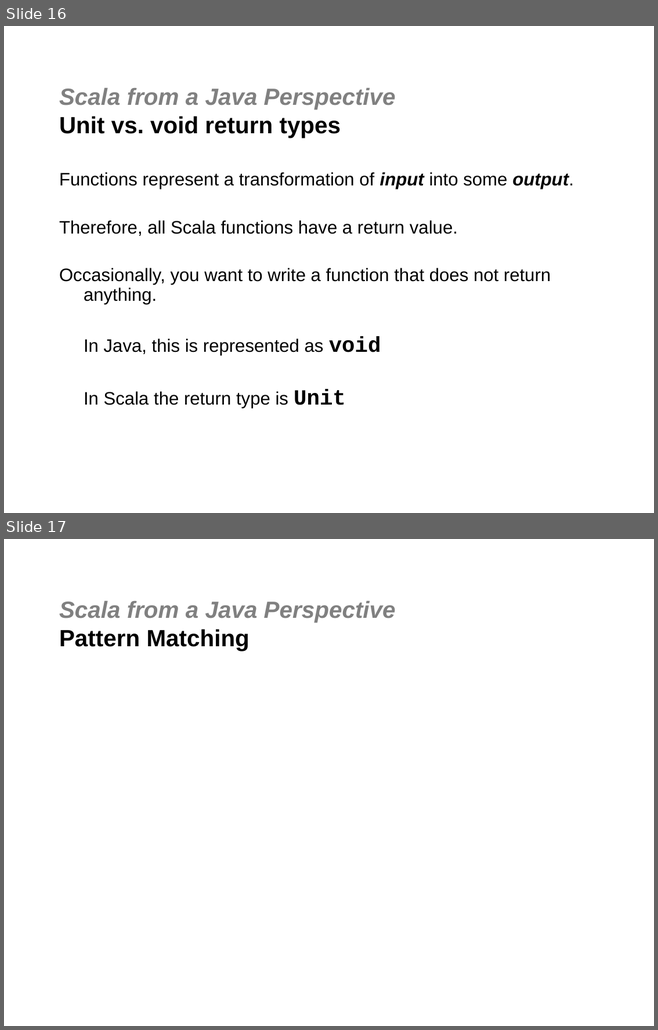
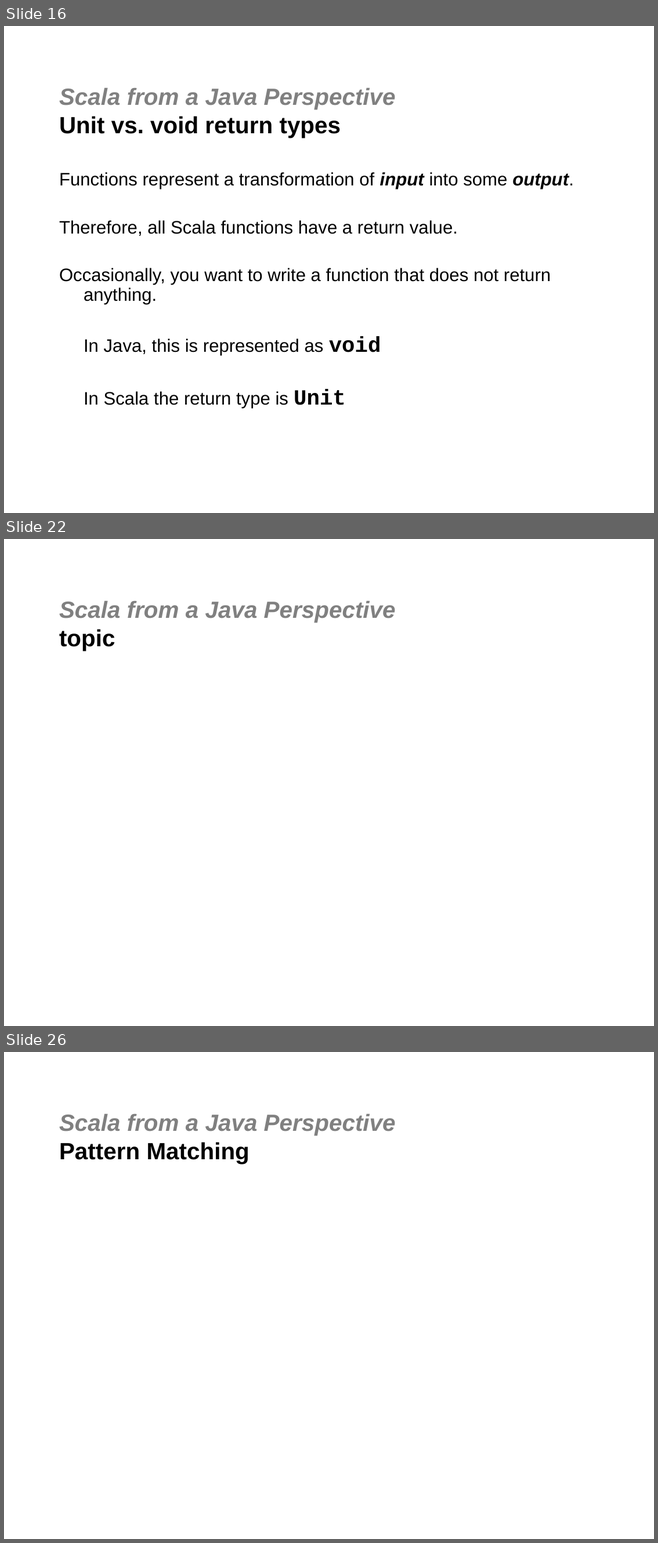
Before and after one commit to jgoodsen/agile2010, a slide deck: 03-scala.ppt. Shown one above the other, each under a label of ours: slides 16 and 17 before the commit, slides 16, 22 and 26 after it; the slides between them are not shown. The pictures are 658x1030 and 658x1543 pixels, drawn with LibreOffice and Linux fonts; fonts in the diff are those of the drawing; background and template pictures are left out. Boxes give left, top, right and bottom in pixels: in the first picture for what was removed or moved away, otherwise in the second. Text is boxed around its words. In the diff, an @@ line names an element or a change of style, - is before the commit and + after.

```diff
--- a/03-scala.ppt
+++ b/03-scala.ppt
@@ slide 22 added at bbox=[4, 539, 654, 1026], background #FFFFFF @@
@@ title added at bbox=[59, 601, 396, 650], 26 pt, text #808080, bold, italic @@
+Scala from a Java Perspective
+topic
@@ what was slide 17 is now slide 26 @@
```
Also in this commit, not shown: 7 slides changed, 9 other slides added, 11 other files.
